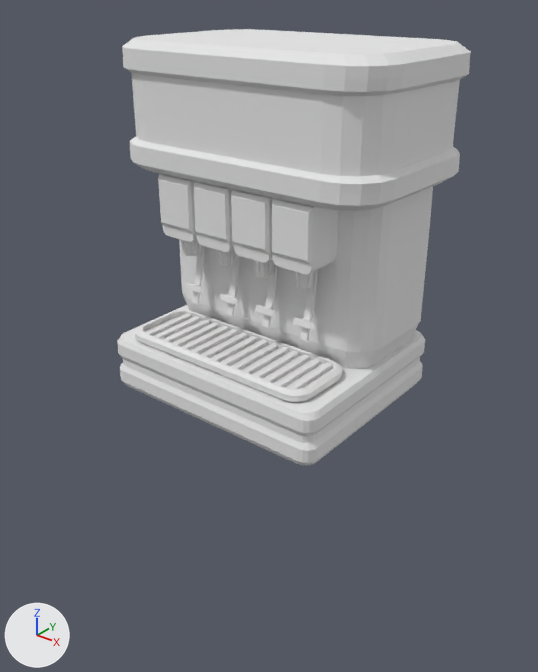
The OBJ model Models/soda/soda.obj as it was, and as the next commit left it.
Camera for both pictures: a 50 mm lens placed at (1.58, -2.01, 1.44), pointed at (0.01, -0.05, 0.23). The lights are fixed; the arrows at lower left show +X, +Y and +Z. Mesh edges are drawn as thin lines on the coarser meshes. Where no turn or scale is listed for an object, it has been applied to the vertices.

Objects in the first picture: 'SodaDispenserTableTopMAIN'.
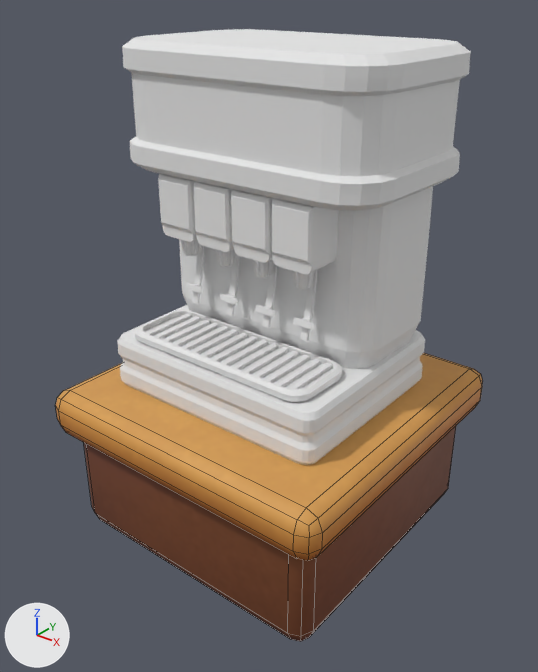
The newer file is also rescaled (x1.078), turned or shifted as a whole; pictures and numbers use the older file's frame.

Changed parts and their boxes (x1, y1, x2, y2) in the pictures (538 x 672 px):
'ClearCounter.Base.005', added
    after: (55, 353, 483, 642)

What the commit changed:
Picture 'Counters_01_Metallic.png' (img_counters_01_metallic_png) is new.
Picture 'Counters_01_BaseColor.png' (img_counters_01_basecolor_png) is new.
Picture 'Counters_01_Roughness.png' (img_counters_01_roughness_png) is new.
Material 'Counters_01.008' (mat_counters_01_008) is new.
Uses the picture img_counters_01_basecolor_png.
Uses the picture img_counters_01_metallic_png.
Uses the picture img_counters_01_roughness_png.
Mesh me_clearcounter_base_005 is new.
It has 96 vertices, 94 faces and spans x -0.64..0.595, y -0.614..0.621, z -0.1..0.518.
It uses material mat_counters_01_008.
Object 'ClearCounter.Base.005' (ob_clearcounter_base_005) is new; it shows me_clearcounter_base_005.
Its location is (0.022, -0.003, -0.5).
